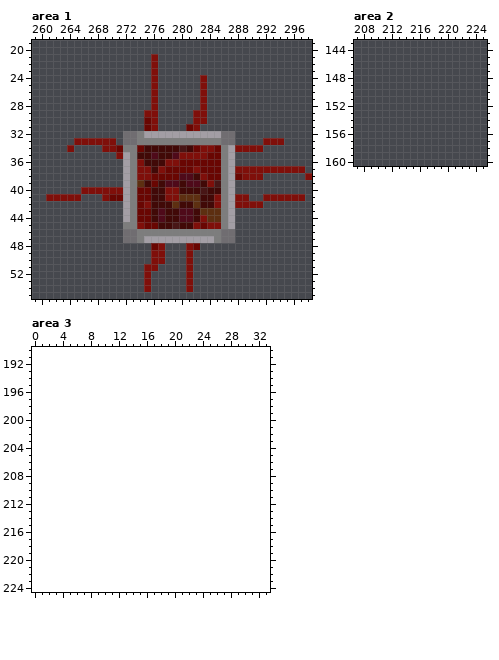
Two states of a pixel-art file, Assets/Pick/SpikeFlatten.aseprite. Above: the version before the commit.
299x176 pixels, 1 frame. Pixels under 10% opacity are left out. Colours within 5 levels of each other are drawn and written as one. Shown: area 1: x 259..298, y 19..55; area 2: x 207..225, y 143..160; area 3: x 0..33, y 190..224. The old version is drawn lined up with the new one, on the new canvas. The commit also changed other parts of the picture, which this record leaves out.
After the commit:
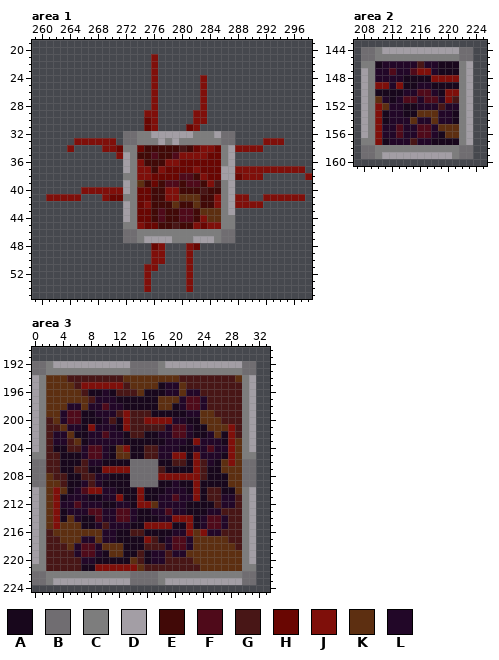
Palette (. is transparent): A #18071c  B #706d71  C #7d7d7d  D #a39ea5  E #410907  F #4f0a1a  G #481616  H #690602  J #7f0f0a  K #5d2f11  L #220728
Change:
canvas 299x176 -> 299x241
Changed rows in their new state; - is an unchanged pixel.
Area 1:
first column x 275:
32 C------CCC
33 --D-D-----
first column x 272:
37 --------------D-
38 C-------------D-
41 C---------------
44 ---------------C
45 ---------------C
47 -------CCC------
Area 2:
first column x 208:
144 BBCDDDDDDDDDDDBB
145 BBCCCCCCCCCCCCBB
146 CCALLLLLGLLAAACD
147 DCLLFLLFJJLAAACD
148 DCLLLLAAAAJJJJCD
149 DCJJLJAALLAAAACD
150 DCAAAALLFFLAJJCD
151 DCKLALFFLFFLJGCD
152 DCJKLLAALLLGLLCD
153 DCJALLAAKKKLLACD
154 DCJALLLKLLKLLACD
155 DCJLLFLLFFLKKKCD
156 DCJLLFLLFFLAKKCD
157 CCJALLLGLLAAAACD
158 BBCCCCCCCCCCCCBB
159 BBCDDDDDDDDDDCBB
Area 3:
first column x 0:
192 BBCDDDDDDDDDDDBBBBCDDDDDDDDDDDBB
193 BBCCCCCCCCCCCCBBBBCCCCCCCCCCCCBB
194 DCKKKGGGGGGGGKKKKKKKKGGGGGGGGKCD
195 DCKKKKGJJJJJJGKKKKALLKGGGGGGGGCD
196 DCKKKKKGAALAGGGKAAALLKLLGGGGGGCD
197 DCKKKKKKGLLLAAAAAAKKKLFFLGGGGGCD
198 DCKKKLLKLLFLLAAAAAKKALFFLGGGGGCD
199 DCKKLFFAALLLGJGGGAAAAALLKKGGGGCD
200 DCGKLFFAAALGAJGGJJJJLLAAKKKGGGCD
201 DCGGKLLAJLLLAJGGGGGLFFLAAKKKJGCD
202 DCGLLKAALLFLLAGGAALLFFLAALKAJGCD
203 DCGLLGKALLLLLAAAAAALLLAJLLLAJKCD
204 DCGAAGGLFFLAKJAAGGLLLAALLFLLJKCD
205 CCGGAAALFFLAKKAAGGLLJJAJLLLAJKCC
206 BBGGAAAGLLAAAABBBBAAGGAJGLAKJKBB
207 BBGGAAGGAAJJJJBBBBGAAAAJGAAKKKBB
208 BBKGGAAGGLLAAABBBBJJJJJJGAAAKKBB
209 BBKKGAALGLAAAABBBBAALAAJAAAAKKBB
210 DCKJKALFJJLLAAAJAAALLLAJAGGAAKCD
211 DCKJALLLAALLJAAJAALLFLLJAGGLLGCD
212 DCKJLLFLLLAALLAJJKLLLLAAAAGLLGCD
213 DCKJALLLFFLLFFLAALLFLLAAALLGGGCD
214 DCKJAKLAAFLLFFLAAALLJJJALFFLGGCD
215 DCKJKKKAALGLLLAAJJJJAAJALFFLGGCD
216 DCGKKKKKKKLLAAGGAAAALLJKJLLGGGCD
217 DCGGKKKLLKLLAAAAJGALFFLKKKKKGGCD
218 DCGGGKLFFLKKKAAAGGGLFFLKKKKKKGCD
219 DCGGGGLFFLAKKAAGALLGLLKKKKKKKKCD
220 DCGGGGGLLAAAAAKGALLGGGGKKKKKKKCD
221 CCGGGGGAAJJJJJJKGGGGGGGGKKKKKKCC
222 BBCCCCCCCCCCCCBBBBCCCCCCCCCCCCBB
223 BBCDDDDDDDDDDDBBBBCDDDDDDDDDDDBB
Pixel boxes of the changes (left, top, right, bottom) in both pictures:
changed: (144, 131, 214, 145)
changed: (221, 166, 228, 180)
changed: (123, 173, 130, 201)
changed: (228, 215, 235, 229)
changed: (172, 236, 193, 243)
added: (361, 47, 473, 159)
added: (32, 361, 256, 585)
